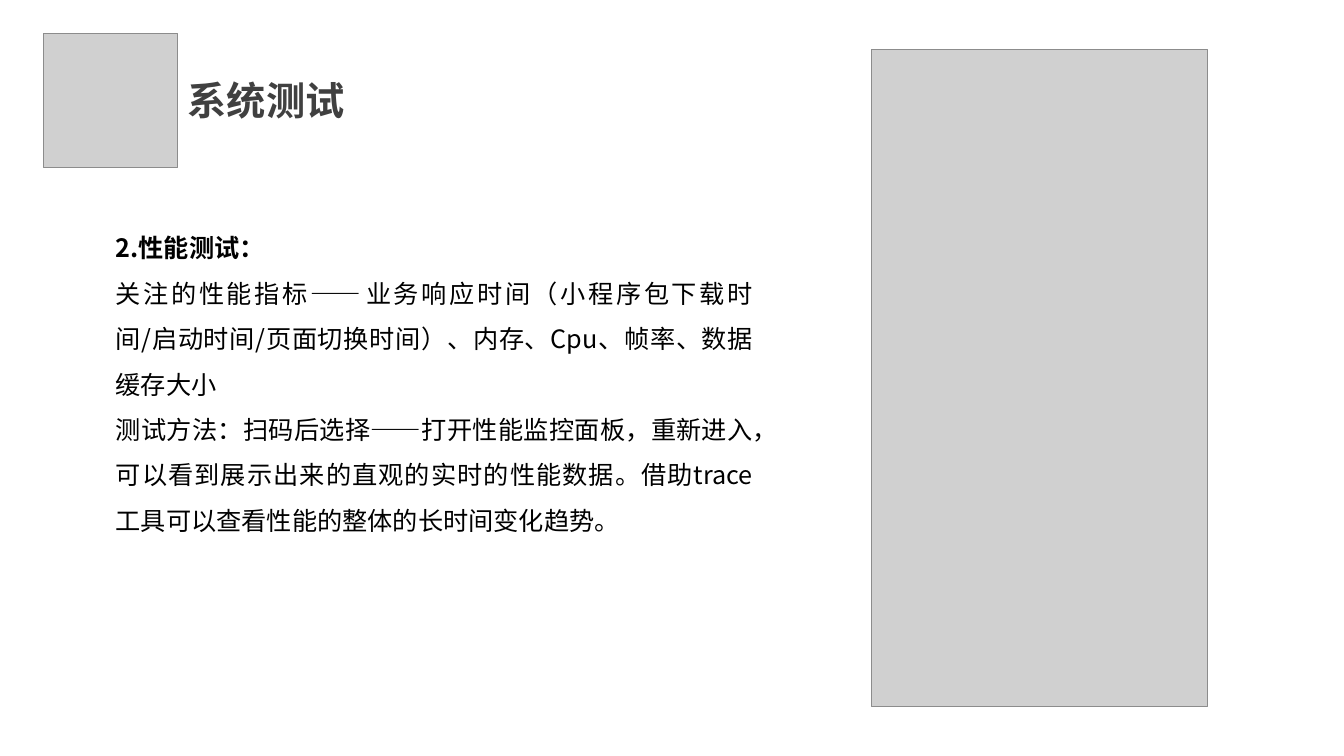
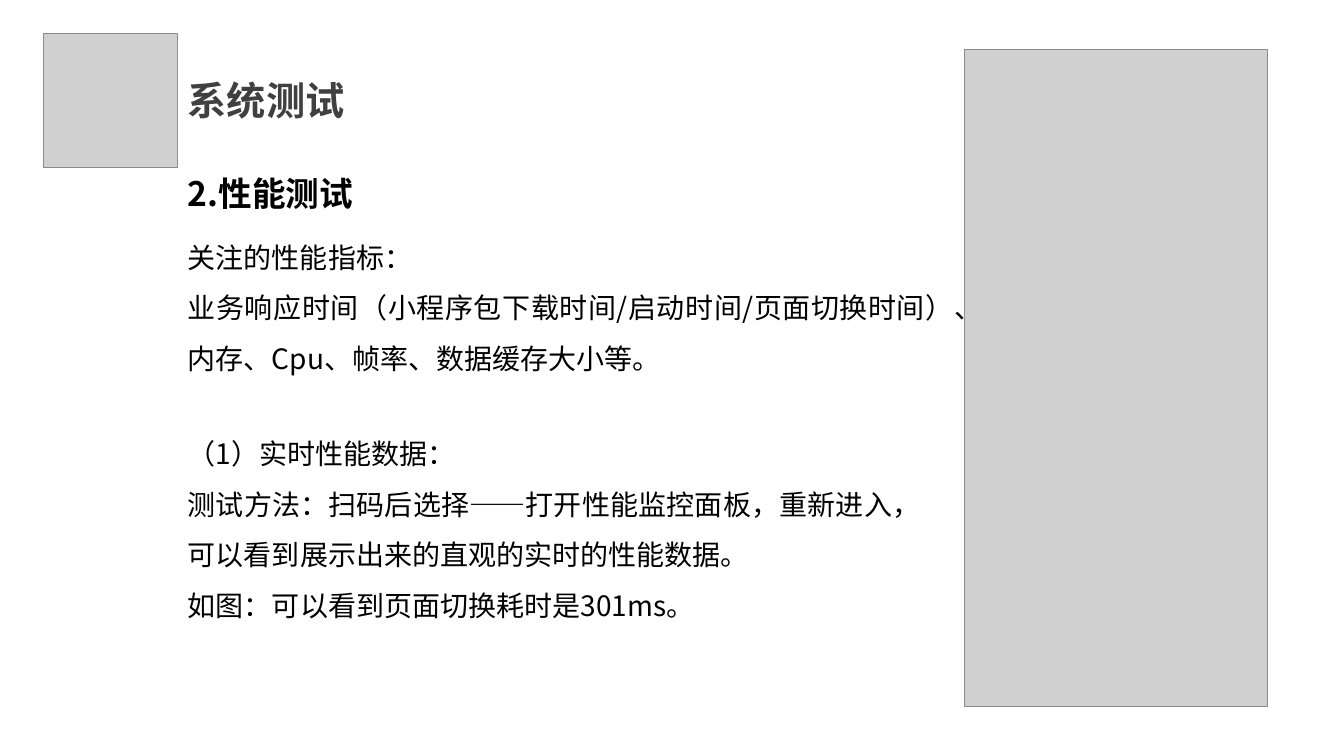
Before and after one commit to SE2020-G7/footprint, a slide deck: slide 23 of 评审PPT/实现/实现阶段.pptx (slide 22 before the commit). Drawn at 1344x756 pixels with LibreOffice and Linux fonts; fonts in the diff are those of the drawing; grey boxes stand for pictures. Boxes give left, top, right and bottom in pixels: in the first picture for what was removed or moved away, otherwise in the second. Text is boxed around its words. In the diff, an @@ line names an element or a change of style, - is before the commit and + after.

```diff
--- a/评审PPT/实现/实现阶段.pptx
+++ b/评审PPT/实现/实现阶段.pptx
@@ picture: place and size @@
-picture at [872, 49, 1208, 707]
+picture at [964, 49, 1267, 707]
@@ text added at [188, 177, 353, 209], 24 pt, text #000000, bold @@
+2.性能测试
@@ text added at [188, 244, 982, 376], 20 pt, text #000000 @@
+关注的性能指标：
+业务响应时间（小程序包下载时间/启动时间/页面切换时间）、内存、Cpu、帧率、数据缓存大小等。
@@ text at [188, 440, 920, 619]: text changed; size 18 to 20 pt @@
-2.性能测试：
-关注的性能指标——业务响应时间（小程序包下载时间/启动时间/页面切换时间）、内存、Cpu、帧率、数据缓存大小
-测试方法：扫码后选择——打开性能监控面板，重新进入，可以看到展示出来的直观的实时的性能数据。借助trace工具可以查看性能的整体的长时间变化趋势。
+（1）实时性能数据：
+测试方法：扫码后选择——打开性能监控面板，重新进入，可以看到展示出来的直观的实时的性能数据。
+如图：可以看到页面切换耗时是301ms。
```
Also in this commit, not shown: 27 other slides changed, 6 slides added.
